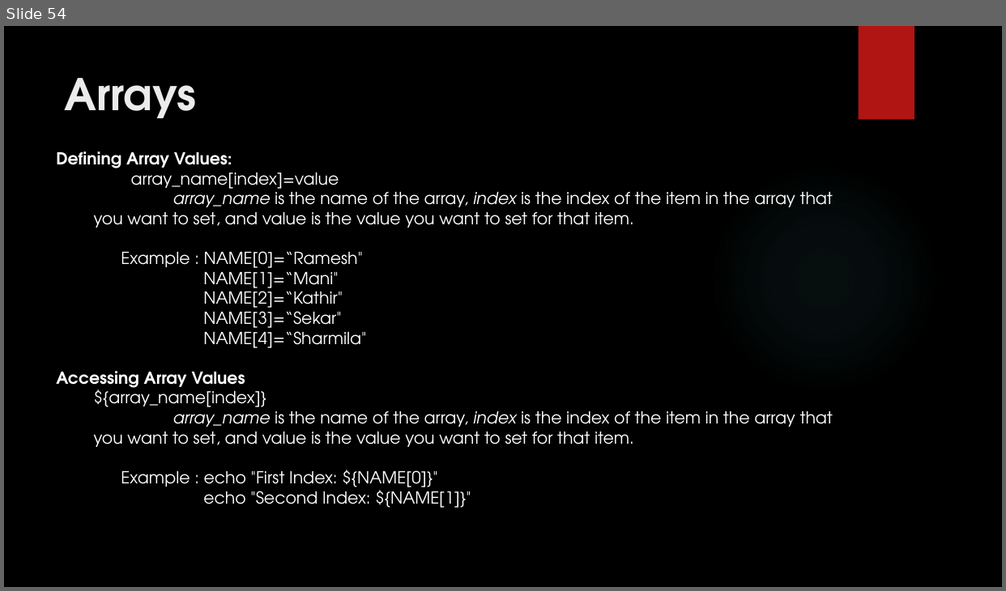
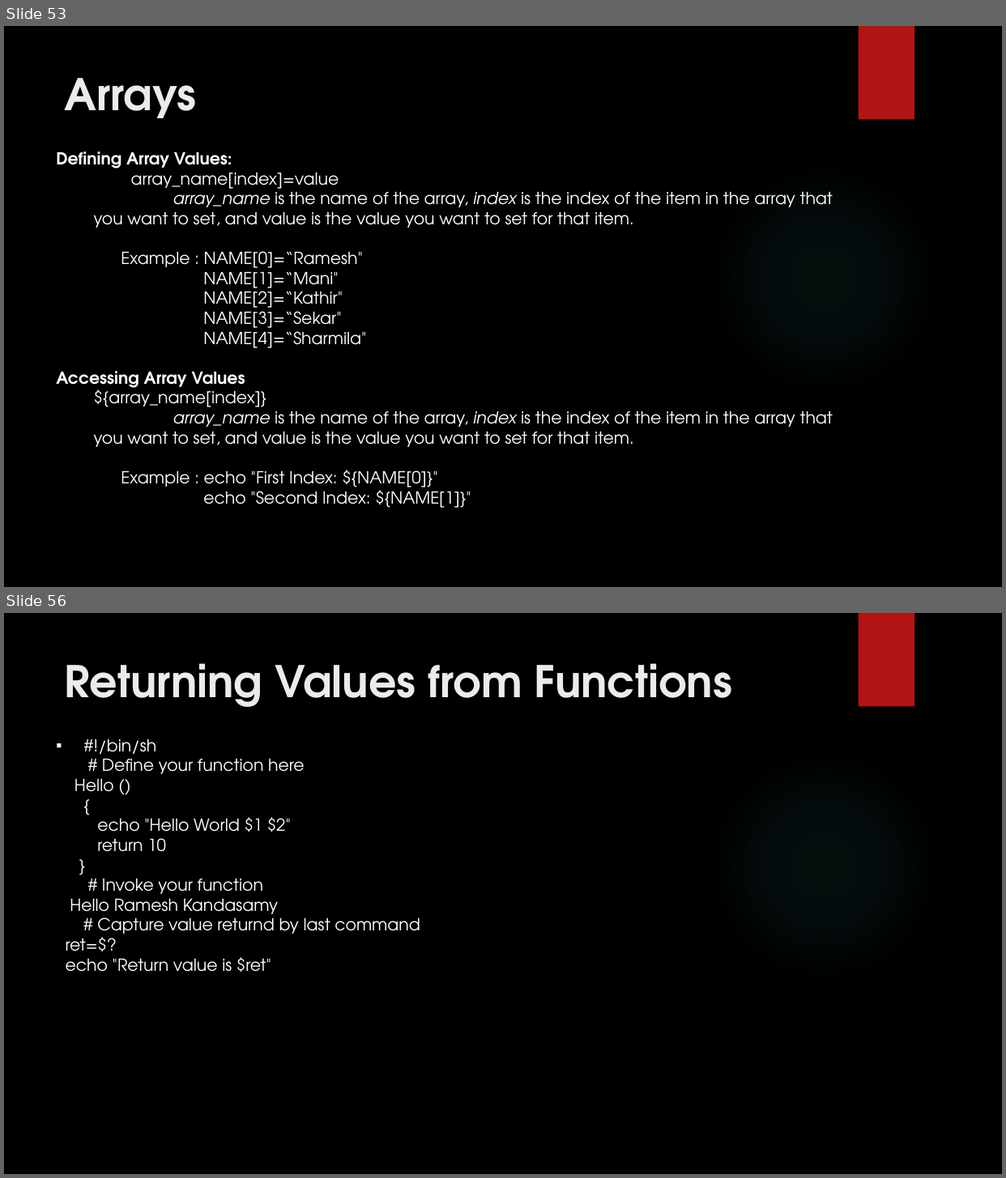
Before and after one commit to RaghulRameshTrainer/mobily_infotech, a slide deck: UnixShellScripting.pptx. Shown one above the other, each under a label of ours: slide 54 before the commit, slides 53 and 56 after it; the slides between them are not shown. The pictures are 1006x591 and 1006x1178 pixels, drawn with LibreOffice and Linux fonts; fonts in the diff are those of the drawing; background and template pictures are left out. Boxes give left, top, right and bottom in pixels: in the first picture for what was removed or moved away, otherwise in the second. Text is boxed around its words. In the diff, an @@ line names an element or a change of style, - is before the commit and + after.

```diff
--- a/UnixShellScripting.pptx
+++ b/UnixShellScripting.pptx
@@ slide 56 added at [4, 613, 1002, 1174], background picture (left out); not listed: 2 template elements that a slide beside it also shows @@
@@ title added at [65, 663, 732, 707], 42 pt, text #EBEBEB, bold @@
+Returning Values from Functions
@@ text added at [66, 739, 420, 972], 16 pt, text #FFFFFF @@
+▪ #!/bin/sh
+# Define your function here
+Hello ()
+{
+echo "Hello World $1 $2"
+return 10
+}
+# Invoke your function
+Hello Ramesh Kandasamy
+# Capture value returnd by last command
+ret=$?
+echo "Return value is $ret"
@@ what was slide 54 is now slide 53 @@
```
Also in this commit, not shown: 1 slide changed, 36 other slides added, 1 slide removed.
